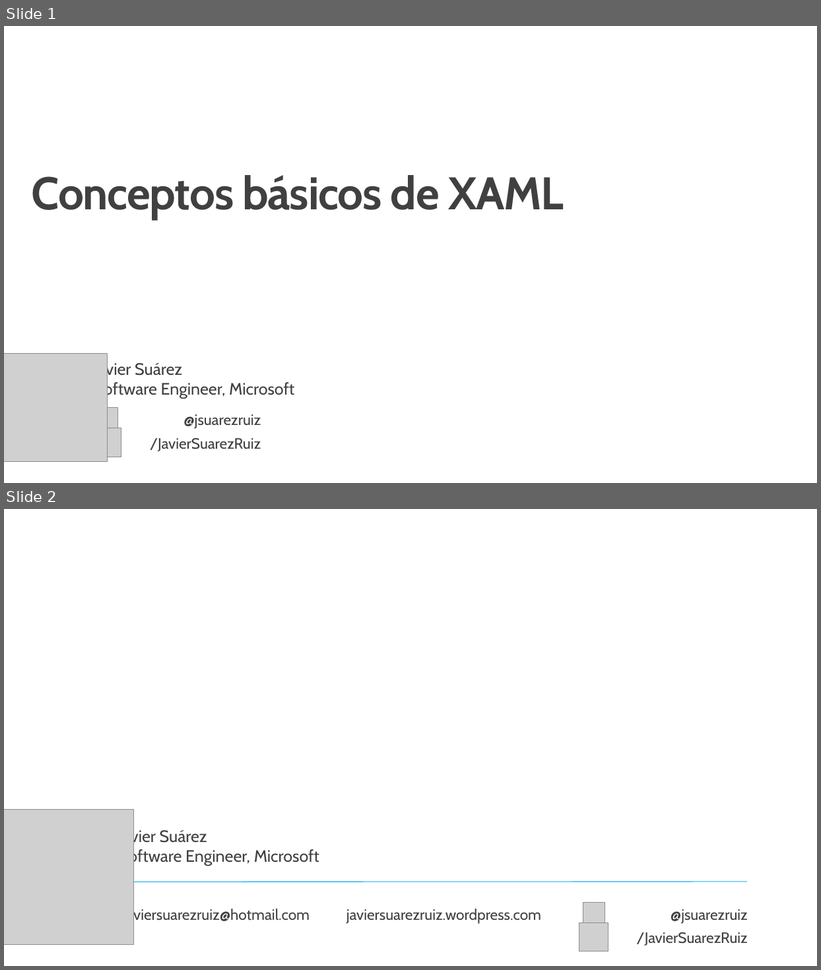
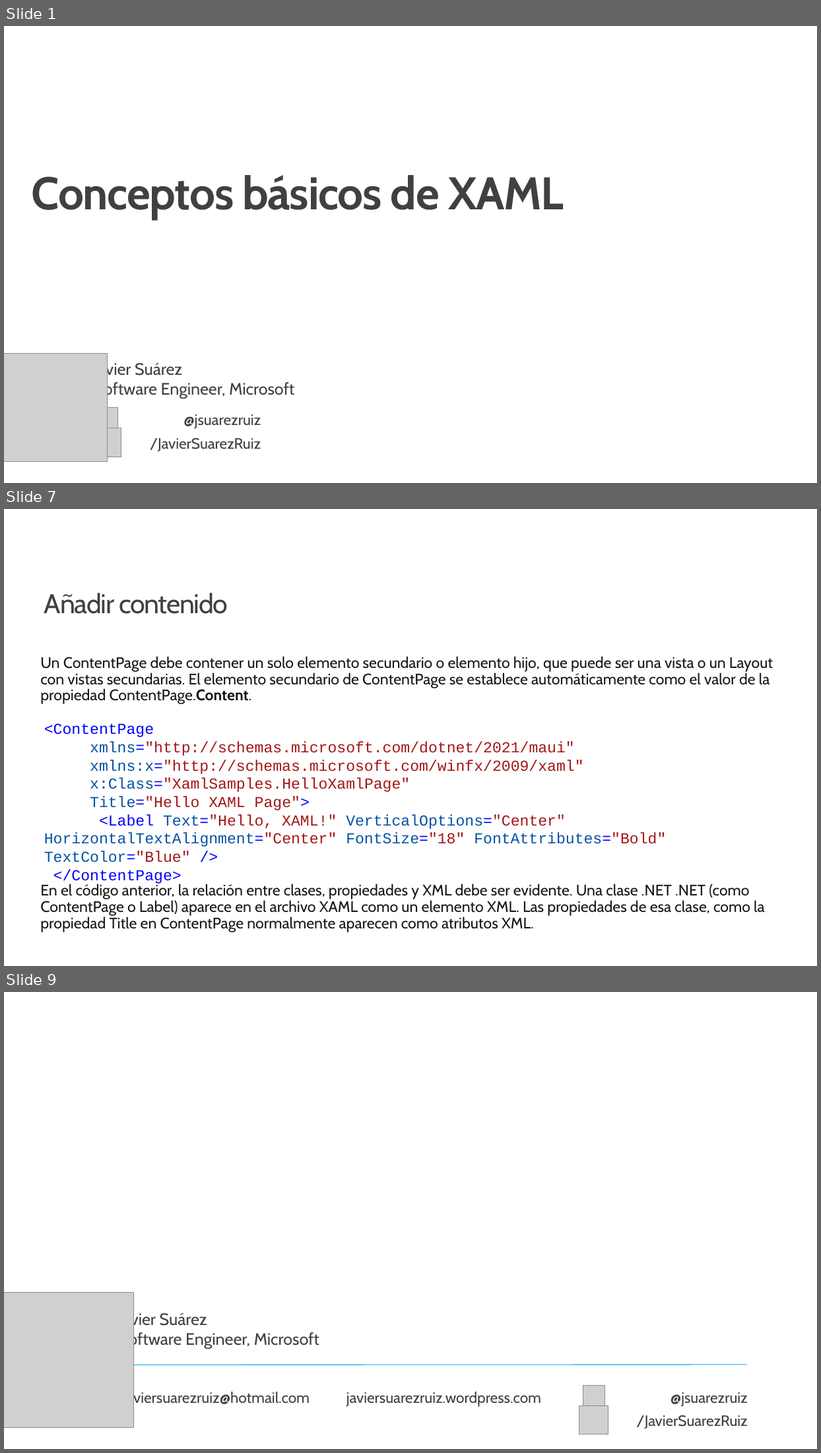
Before and after one commit to jsuarezruiz/taller-dotnet-maui, a slide deck: Bloque 4 - Creación de la UI/Taller15 - XAML.pptx. Shown one above the other, each under a label of ours: slides 1 and 2 before the commit, slides 1, 7 and 9 after it; the slides between them are not shown. The pictures are 821x970 and 821x1453 pixels, drawn with LibreOffice and Linux fonts; fonts in the diff are those of the drawing; grey boxes stand for pictures; background and template pictures are left out. Boxes give left, top, right and bottom in pixels: in the first picture for what was removed or moved away, otherwise in the second. Text is boxed around its words. In the diff, an @@ line names an element or a change of style, - is before the commit and + after.

```diff
--- a/Bloque 4 - Creación de la UI/Taller15 - XAML.pptx
+++ b/Bloque 4 - Creación de la UI/Taller15 - XAML.pptx
@@ slide 7 added at (x1=4, y1=509, x2=817, y2=966), background #FFFFFF @@
@@ title added at (x1=44, y1=593, x2=228, y2=614), 32 pt, text #404040 @@
+Añadir contenido
@@ text added at (x1=40, y1=656, x2=773, y2=933), 18 pt, text #171717 @@
+Un ContentPage debe contener un solo elemento secundario o elemento hijo, que puede ser una vista o un Layout con vistas secundarias. El elemento secundario de ContentPage se establece automáticamente como el valor de la propiedad ContentPage.Content.
+En el código anterior, la relación entre clases, propiedades y XML debe ser evidente. Una clase .NET .NET (como ContentPage o Label) aparece en el archivo XAML como un elemento XML. Las propiedades de esa clase, como la propiedad Title en ContentPage normalmente aparecen como atributos XML.
@@ text added at (x1=44, y1=723, x2=666, y2=863), 18 pt, text #A31515 @@
+<ContentPage
+xmlns="http://schemas.microsoft.com/dotnet/2021/maui"
+xmlns:x="http://schemas.microsoft.com/winfx/2009/xaml"
+x:Class="XamlSamples.HelloXamlPage"
+Title="Hello XAML Page">
+<Label Text="Hello, XAML!" VerticalOptions="Center" HorizontalTextAlignment="Center" FontSize="18" FontAttributes="Bold" TextColor="Blue" />
+</ContentPage>
@@ what was slide 2 is now slide 9 @@
```
Also in this commit, not shown: 6 other slides added.
